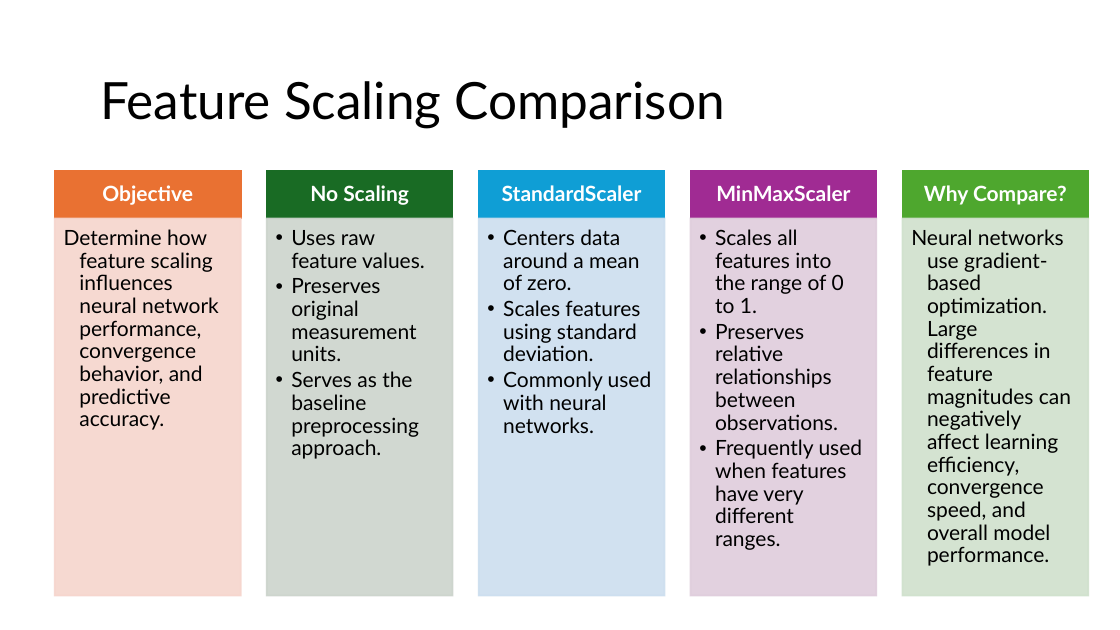
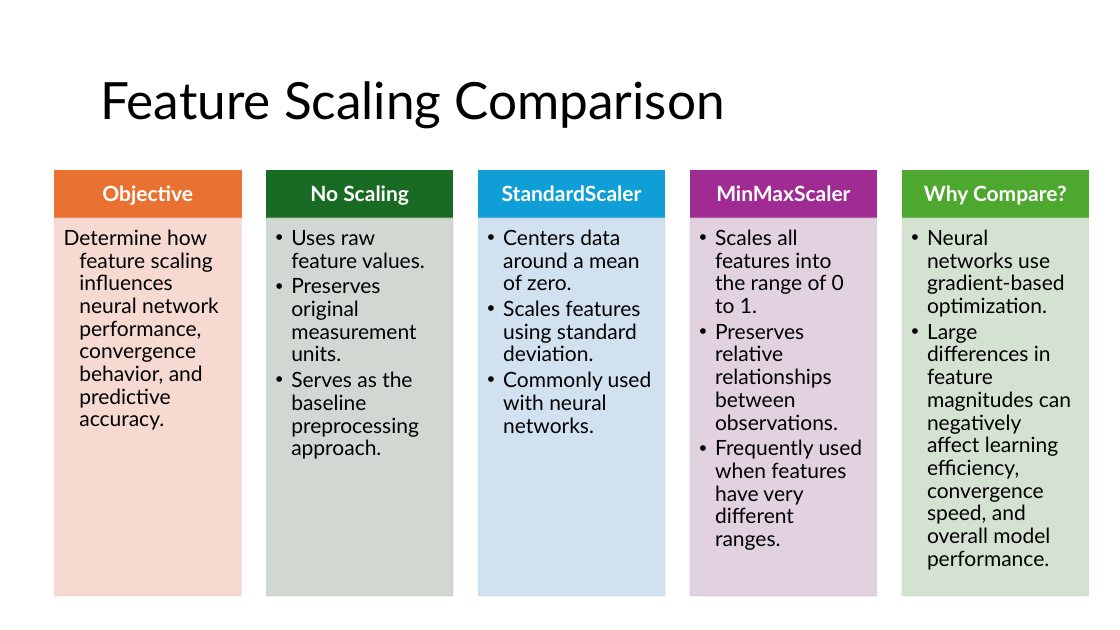
Before and after one commit to niecestroa/pro-ibm-ml-course-projects, a slide deck: slide 11 of neural-network-optimization/report/Deep Learning for Wine Quality Prediction.pptx. Drawn at 1120x630 pixels with LibreOffice and Linux fonts; fonts in the diff are those of the drawing. Boxes give left, top, right and bottom in pixels: in the first picture for what was removed or moved away, otherwise in the second. Text is boxed around its words. In the diff, an @@ line names an element or a change of style, - is before the commit and + after.

```diff
--- a/neural-network-optimization/report/Deep Learning for Wine Quality Prediction.pptx
+++ b/neural-network-optimization/report/Deep Learning for Wine Quality Prediction.pptx
@@ text at <box>927,229,1071,570</box>: text changed @@
-  Neural networks use gradient-based optimization. Large differences in feature magnitudes can negatively affect learning efficiency, convergence speed, and overall model performance.
+  • Neural networks use gradient-based optimization.
+  • Large differences in feature magnitudes can negatively affect learning efficiency, convergence speed, and overall model performance.
```
Also in this commit, not shown: 19 other slides changed, 5 slides added, 6 slides removed, 6 other files.
